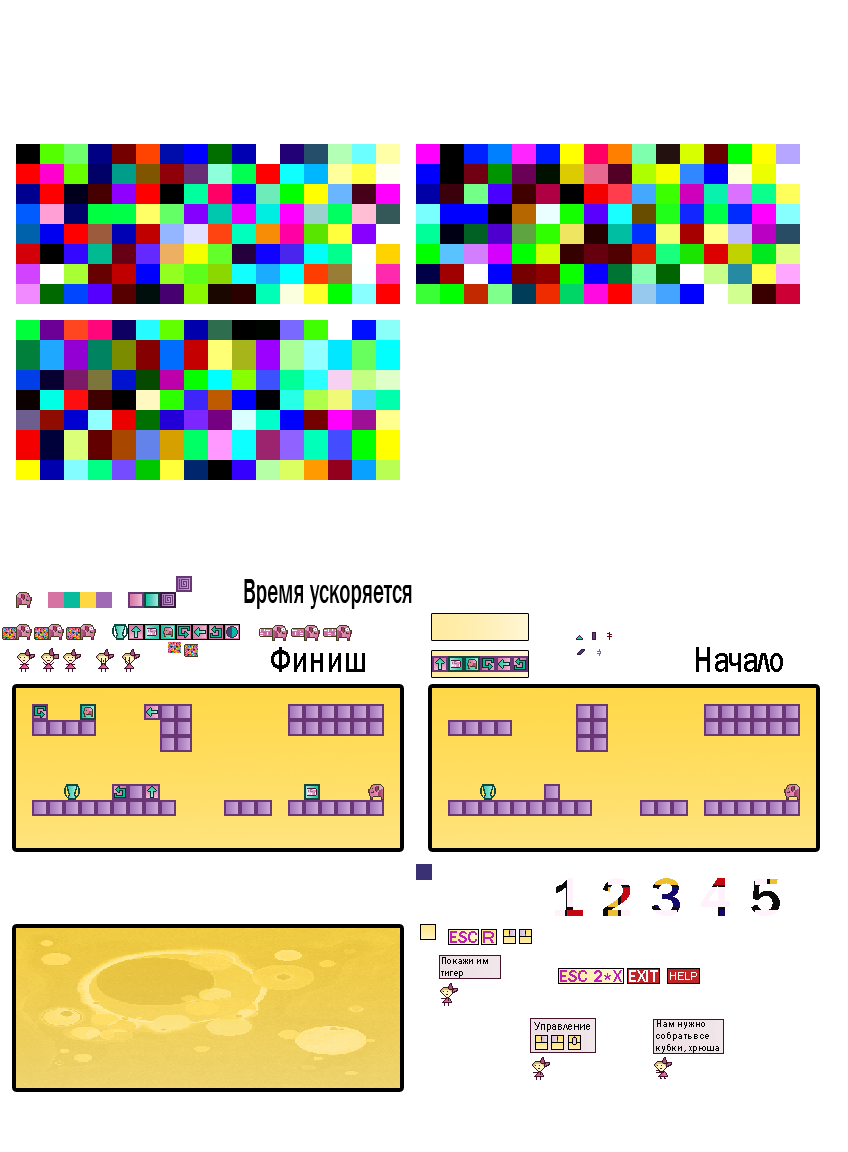
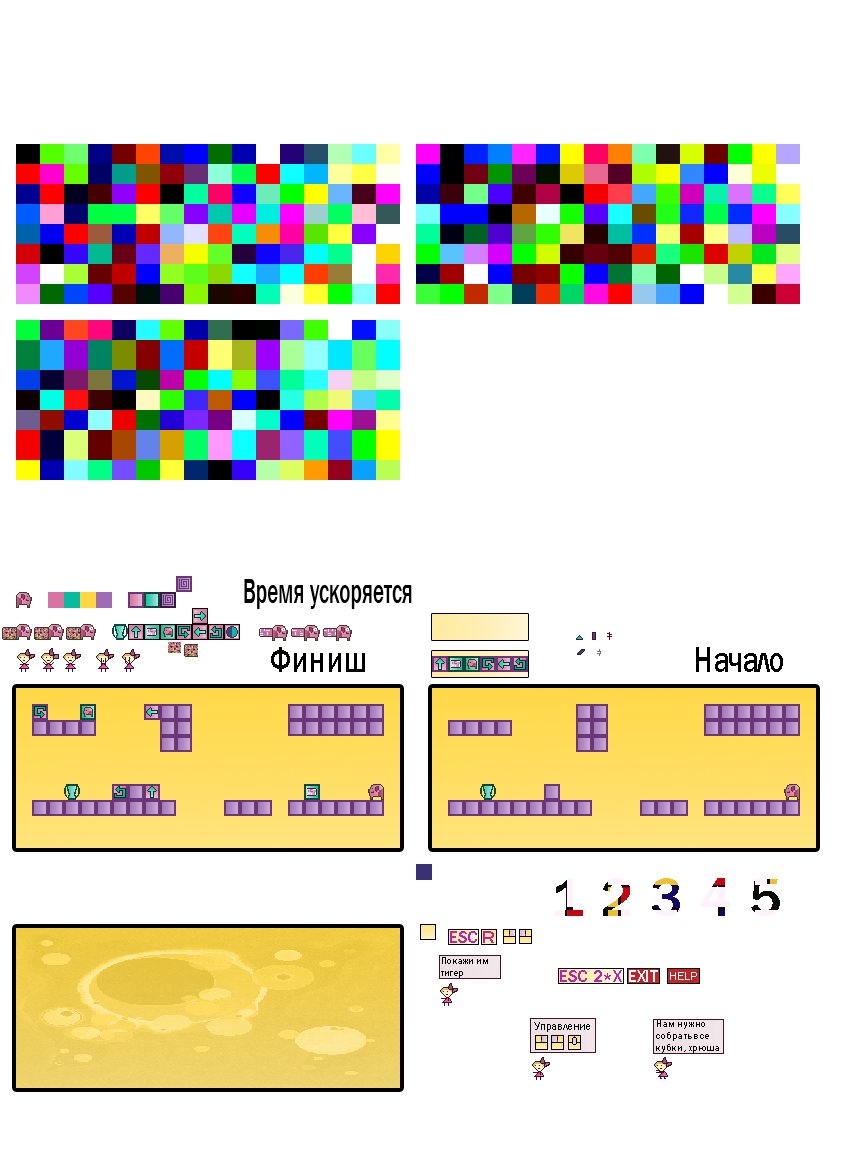
Two versions of the same layered image (848 × 1152). Layer-by-layer changes:
added layer "Слой 16" in group "1" over [192, 608, 208, 624]
